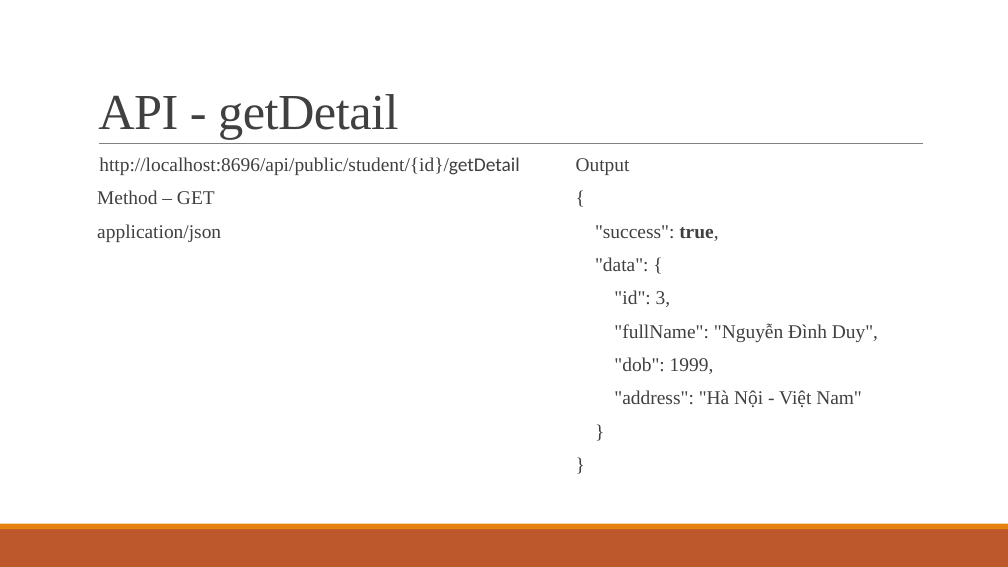
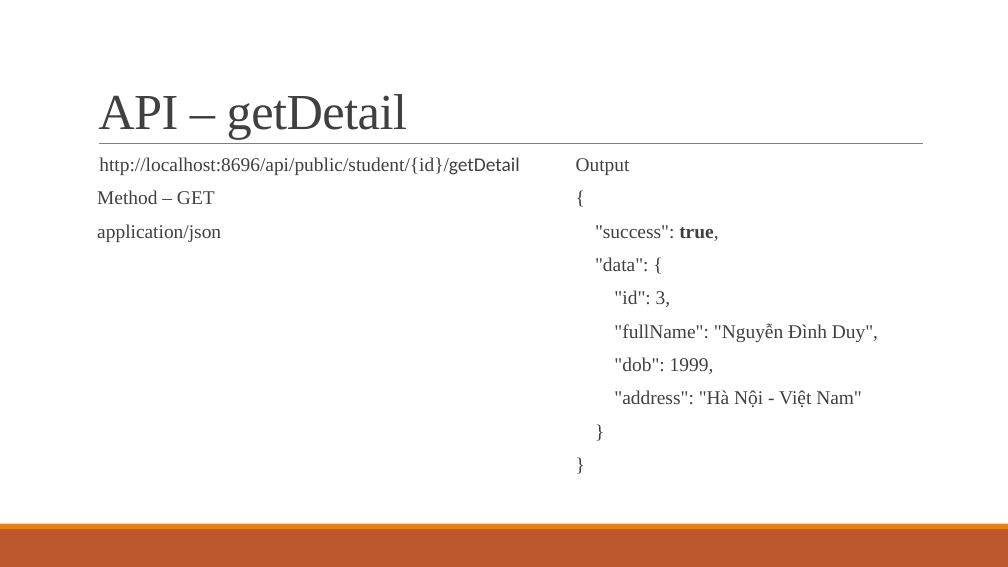
Before and after one commit to ddinhftieens/tranning-react, a slide deck: slide 35 of react_ts.pptx. Drawn at 1008x567 pixels with LibreOffice and Linux fonts; fonts in the diff are those of the drawing. Boxes give left, top, right and bottom in pixels: in the first picture for what was removed or moved away, otherwise in the second. Text is boxed around its words. In the diff, an @@ line names an element or a change of style, - is before the commit and + after.

```diff
--- a/react_ts.pptx
+++ b/react_ts.pptx
@@ title at [98,94,407,140]: text changed @@
-API - getDetail
+API – getDetail
```
Also in this commit, not shown: 11 other files.
